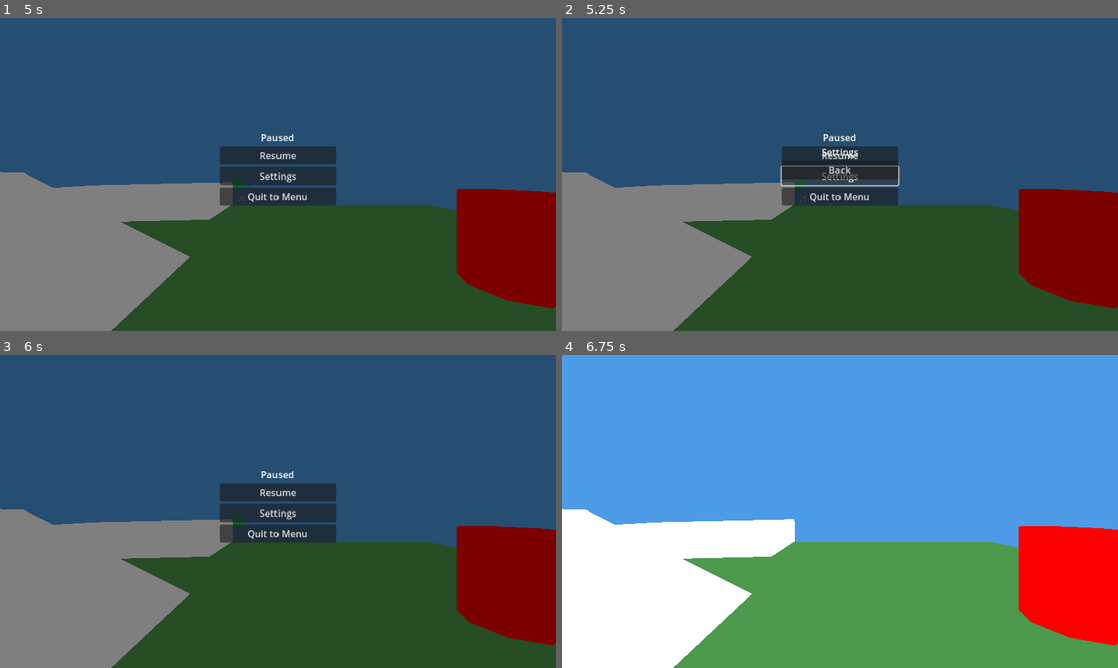
Above: before the commit, frames 1-4 (two rows, left to right).
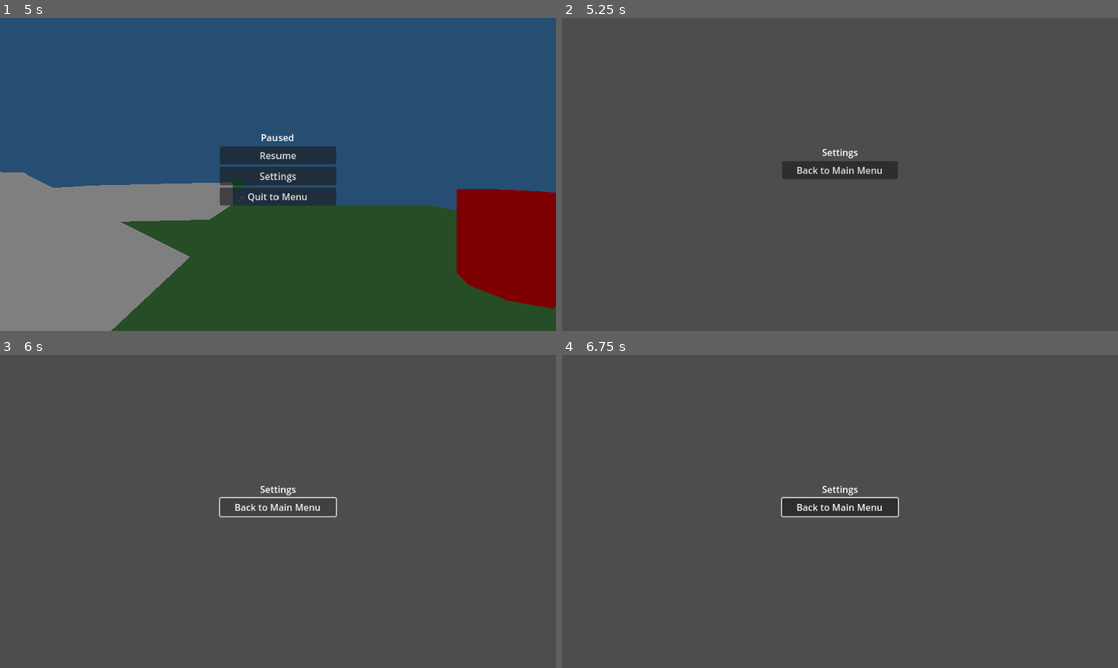
Above: after the commit, the same moments.

Repository: mcthaydt/cabaret-template
Game: Godot game, scene res://scenes/root.tscn
Two runs of this game, one before a commit and one after it. Both use one fixed random seed, a clock stepped at 60 frames per second and the inputs below.
Inputs (mouse positions are in pixels of both pictures, inside the frame that each line leads up to):
- Up to frame 1 (5 s): click "Play" at 0.5 s; tap Enter (ui_accept) at 1.25 s; move the mouse to (272, 180) at 1.27 s; hold W (move_forward) 1.28-3.53 s; tap E (interact) at 1.35 s; click (272, 180) at 1.42 s; tap Space (jump) at 1.52, 2.27, 3.77, 4.52 s; move the mouse to (316, 177) at 2.02 s; tap Shift (sprint) at 2.1 s; move the mouse to (233, 171) at 2.77 s; tap Alt at 2.85 s; move the mouse to (283, 174) at 3.52 s; hold A (move_left) 3.53-4.28 s; tap Ctrl at 3.6 s; click (283, 174) at 3.67 s; move the mouse to (255, 168) at 4.27 s; hold W (move_forward) from 4.28 s (still down); tap F at 4.35 s; tap Escape (pause) at 4.9 s
- Up to frame 2 (5.25 s): release W (move_forward) at 5 s; click "Settings" at 5 s
- Up to frame 3 (6 s): click "Back" (after the commit: "Back to Main Menu") at 5.75 s
- Up to frame 4 (6.75 s): click (840, 492) at 6.5 s, where only the run before the commit has a clickable "Resume"

Frame 1 is identical in both runs. In frame 2, 99% of the frame differs, in the area x 0-100%, y 0-100%; in frame 3, 100%; in frame 4, 100%.
Error after the commit: Parse Error: Used space character for indentation instead of tab as used before in the file. (res://scripts/ui/settings_menu.gd:37)

Commit message:
Pause→Settings flow: switch to scene and restore pause on back - M_SceneManager: add open_settings_from_pause() and resume_from_settings() - Track pending return scene and post-transition overlay push - Pause menu opens Settings as scene; Settings Back restores gameplay+pause

Diff:
--- a/scripts/managers/m_scene_manager.gd
+++ b/scripts/managers/m_scene_manager.gd
@@ -58,6 +58,10 @@
 ## Scene history tracking for UI navigation (T109)
 ## Only tracks UI/Menu scenes, cleared when entering gameplay
 var _scene_history: Array[StringName] = []
+
+## Pending return info for settings opened from pause
+var _pending_return_scene_id: StringName = StringName("")
+var _pending_overlay_after_transition: StringName = StringName("")
 
 ## Store subscription
 var _unsubscribe: Callable
@@ -226,6 +230,12 @@
 	# Dispatch transition completed action
 	if _store != null:
 		_store.dispatch(U_SCENE_ACTIONS.transition_completed(request.scene_id))
+
+	# If a post-transition overlay was requested, push it now
+	if not _pending_overlay_after_transition.is_empty():
+		var overlay_to_push: StringName = _pending_overlay_after_transition
+		_pending_overlay_after_transition = StringName("")
+		push_overlay(overlay_to_push)
 
 	# Process next transition in queue
 	await get_tree().physics_frame
@@ -530,6 +540,29 @@
 			push_warning("M_SceneManager: Unknown transition type '%s', using instant" % transition_type)
 			return INSTANT_TRANSITION.new()
 
+
+## Open settings as a full scene when invoked from pause
+func open_settings_from_pause() -> void:
+	# Record current gameplay scene to return to later and remove pause overlay
+	_pending_return_scene_id = _current_scene_id
+	if _ui_overlay_stack != null and _ui_overlay_stack.get_child_count() > 0:
+		pop_overlay()
+
+	# Transition to settings scene
+	transition_to_scene(StringName("settings_menu"), "instant", Priority.HIGH)
+
+## Resume back to gameplay and re-open pause after leaving settings
+func resume_from_settings() -> void:
+	if _pending_return_scene_id.is_empty():
+		# Nothing to resume to; ignore
+		return
+
+	var target: StringName = _pending_return_scene_id
+	_pending_return_scene_id = StringName("")
+	# Schedule pause overlay to be restored after the transition completes
+	_pending_overlay_after_transition = StringName("pause_menu")
+	transition_to_scene(target, "instant", Priority.HIGH)
+
 ## Get current scene type (helper for input handler)
 func _get_current_scene_type() -> int:
 	if _current_scene_id.is_empty():
--- a/scripts/ui/pause_menu.gd
+++ b/scripts/ui/pause_menu.gd
@@ -42,9 +42,9 @@
 func _on_settings_pressed() -> void:
 	settings_pressed.emit()
 
-	# Push settings overlay via Scene Manager
-	if _scene_manager != null and _scene_manager.has_method("push_overlay"):
-		_scene_manager.push_overlay(StringName("settings_menu"))
+	# Open settings as a full scene (hide pause while in settings)
+	if _scene_manager != null and _scene_manager.has_method("open_settings_from_pause"):
+		_scene_manager.open_settings_from_pause()
 
 func _on_quit_pressed() -> void:
 	quit_pressed.emit()
--- a/scripts/ui/settings_menu.gd
+++ b/scripts/ui/settings_menu.gd
@@ -35,16 +35,16 @@
 		back_button.text = "Back to Main Menu"
 
 func _on_back_pressed() -> void:
-	if _scene_manager == null:
-		return
+    if _scene_manager == null:
+        return
 
-	# If opened as overlay (from pause), pop to reveal pause overlay
-	if _is_overlay and _scene_manager.has_method("pop_overlay"):
-		_scene_manager.pop_overlay()
-		return
+    # If we have a pending return to pause, ask Scene Manager to resume
+    if _scene_manager.has_method("resume_from_settings"):
+        _scene_manager.resume_from_settings()
+        return
 
-	# Otherwise use UI history when available, falling back to main menu
-	if _scene_manager.has_method("can_go_back") and _scene_manager.can_go_back():
-		_scene_manager.go_back()
-	else:
-		_scene_manager.transition_to_scene(StringName("main_menu"), "instant")
+    # Otherwise use UI history when available, falling back to main menu
+    if _scene_manager.has_method("can_go_back") and _scene_manager.can_go_back():
+        _scene_manager.go_back()
+    else:
+        _scene_manager.transition_to_scene(StringName("main_menu"), "instant")
